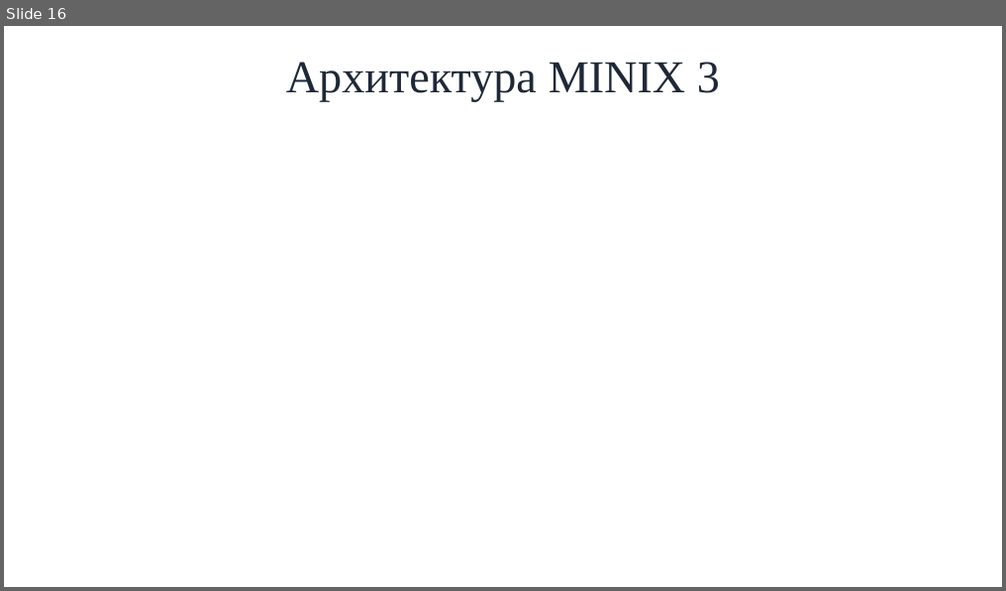
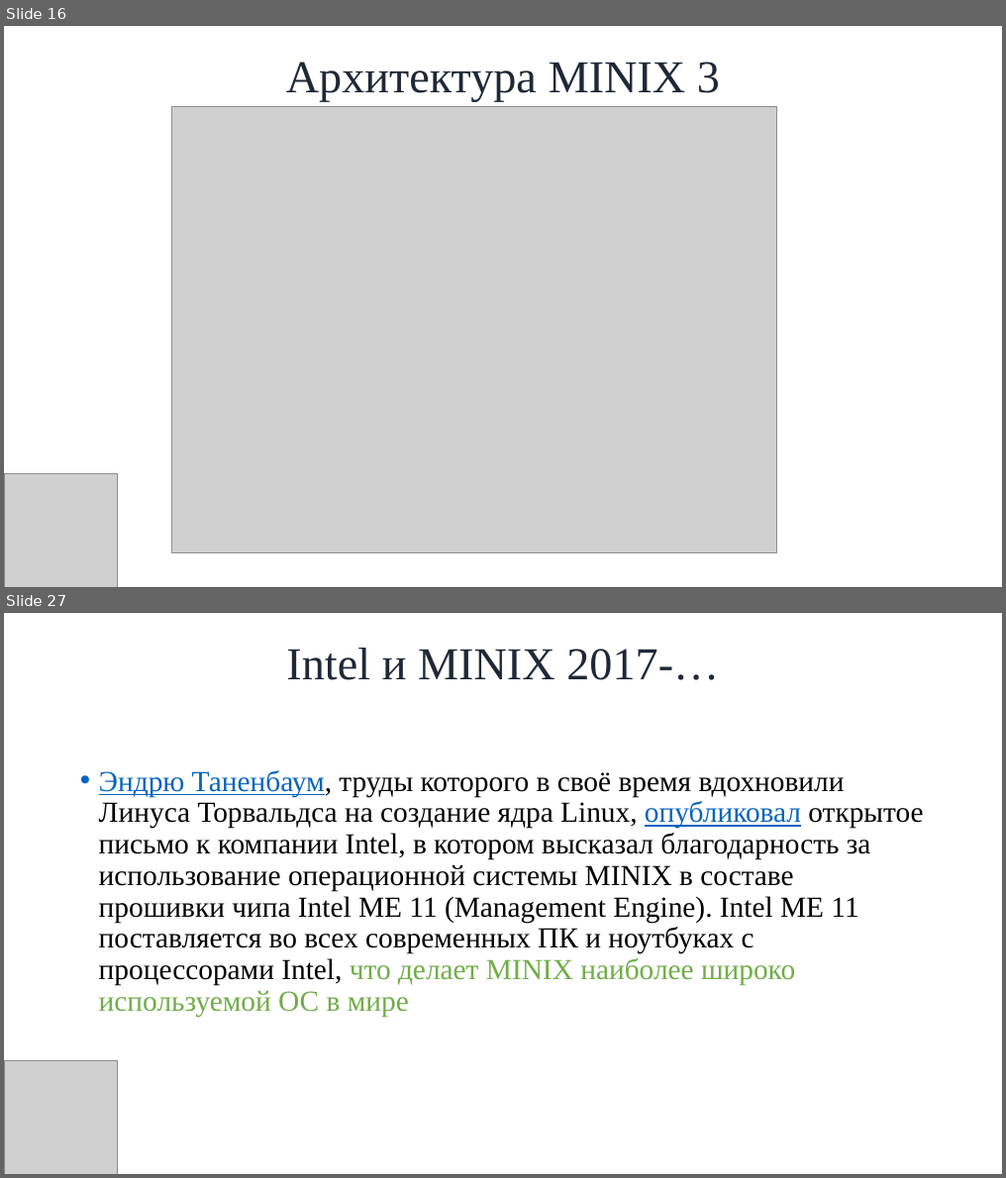
Before and after one commit to SkibaSAY/Cursovay4_MicroServicesOS, a slide deck: Путь в науку 2024/Микросервисная архитектура в ОС.pptx. Shown one above the other, each under a label of ours: slide 16 before the commit, slides 16 and 27 after it; the slides between them are not shown. The pictures are 1006x591 and 1006x1178 pixels, drawn with LibreOffice and Linux fonts; fonts in the diff are those of the drawing; grey boxes stand for pictures; background and template pictures are left out. Boxes give left, top, right and bottom in pixels: in the first picture for what was removed or moved away, otherwise in the second. Text is boxed around its words. In the diff, an @@ line names an element or a change of style, - is before the commit and + after.

```diff
--- a/Путь в науку 2024/Микросервисная архитектура в ОС.pptx
+++ b/Путь в науку 2024/Микросервисная архитектура в ОС.pptx
@@ slide 27 added at (4,613,1002,1174), background picture (left out) @@
@@ title added at (286,648,719,680), 44 pt, text gradient #1F2837 to #930416 @@
+Intel и MINIX 2017-…
@@ text added at (99,770,923,1017), 28 pt, text #000000 @@
+• Эндрю Таненбаум, труды которого в своё время вдохновили Линуса Торвальдса на создание ядра Linux, опубликовал открытое письмо к компании Intel, в котором высказал благодарность за использование операционной системы MINIX в составе прошивки чипа Intel ME 11 (Management Engine). Intel ME 11 поставляется во всех современных ПК и ноутбуках с процессорами Intel, что делает MINIX наиболее широко используемой ОС в мире
@@ picture added at (4,1061,117,1174) @@
@@ slide 16 changed as well @@
@@ picture added at (172,107,776,554) @@
@@ picture added at (4,474,117,587) @@
```
Also in this commit, not shown: 2 other slides changed, 11 other slides added, 2 other files.
